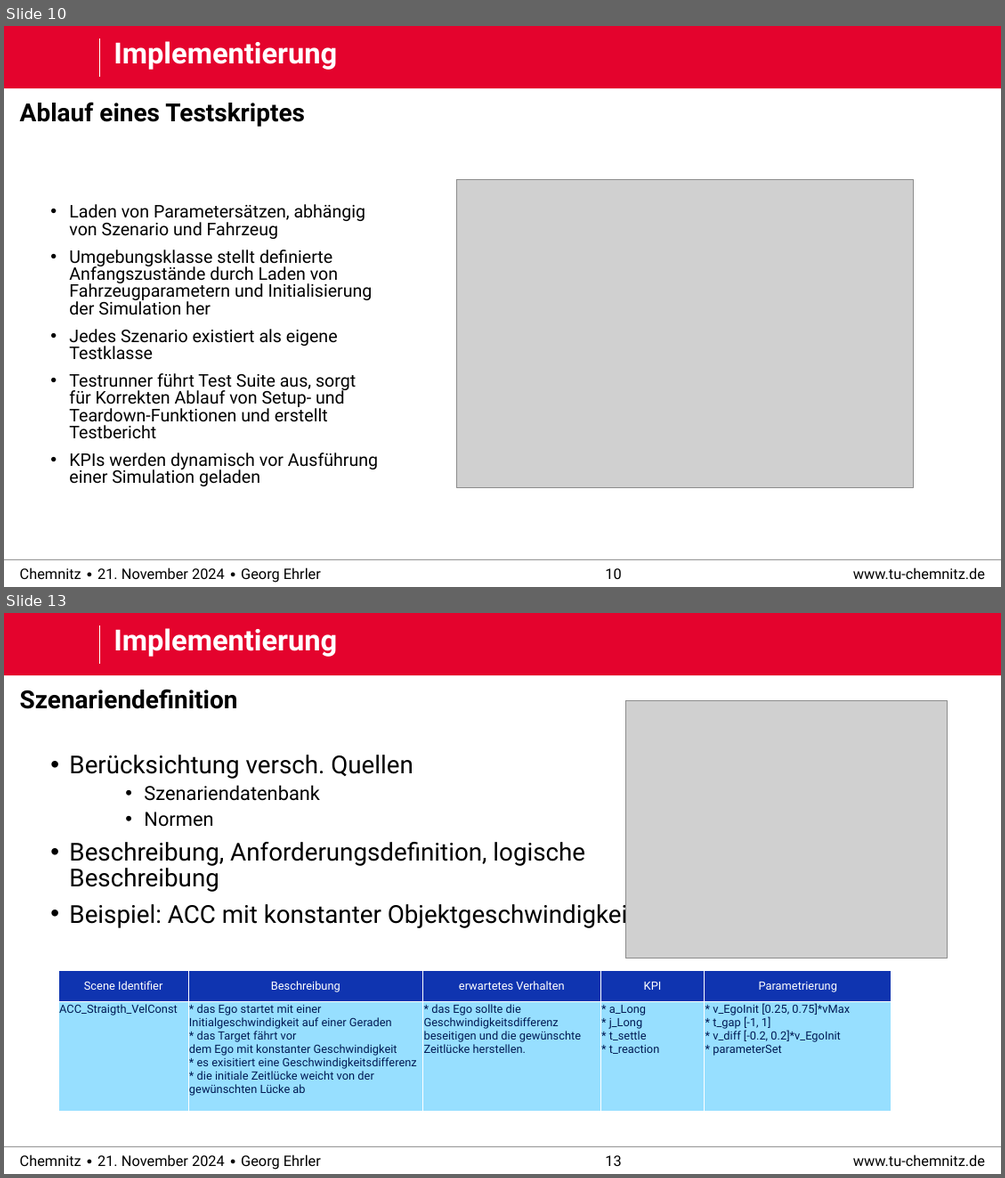
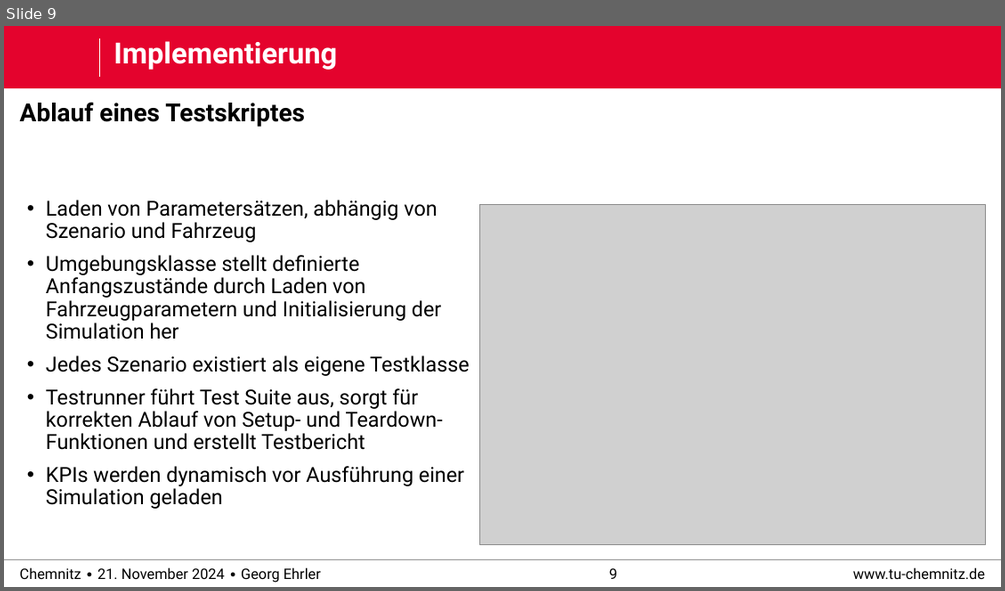
Before and after one commit to derEhrler/ACSDthesis_edited, a slide deck: defense/praktikum_defense.pptx. Shown one above the other, each under a label of ours: slides 10 and 13 before the commit, slide 9 after it; the slides between them are not shown. The pictures are 1005x1178 and 1005x591 pixels, drawn with LibreOffice and Linux fonts; fonts in the diff are those of the drawing; grey boxes stand for pictures; background and template pictures are left out. Boxes give left, top, right and bottom in pixels: in the first picture for what was removed or moved away, otherwise in the second. Text is boxed around its words. In the diff, an @@ line names an element or a change of style, - is before the commit and + after.

Commit message:
Version: test zu moreno

```diff
--- a/defense/praktikum_defense.pptx
+++ b/defense/praktikum_defense.pptx
@@ slide 13 removed at [4, 613, 1001, 1174], background #FFFFFF; not listed: 6 template elements that a slide beside it also shows @@
@@ title removed at [113, 628, 337, 657] @@
-Implementierung
@@ text removed at [20, 689, 238, 709] @@
-Szenariendefinition
@@ picture removed at [626, 700, 947, 957] @@
@@ text removed at [69, 755, 636, 929] @@
-Berücksichtung versch. Quellen
-    • Szenariendatenbank
-    • Normen
-Beschreibung, Anforderungsdefinition, logische Beschreibung
-Beispiel: ACC mit konstanter Objektgeschwindigkeit
@@ table removed at [58, 971, 892, 1111], 2 rows, 5 columns @@
-Scene Identifier | Beschreibung | erwartetes Verhalten | KPI | Parametrierung
-ACC_Straigth_VelConst | * das Ego startet mit einer Initialgeschwindigkeit auf einer Geraden * das Target fährt vor dem Ego mit konstanter Geschwindigkeit * es exisitiert eine Geschwindigkeitsdifferenz * die initiale Zeitlücke weicht von der gewünschten Lücke ab | * das Ego sollte die Geschwindigkeitsdifferenz beseitigen und die gewünschte Zeitlücke herstellen. | * a_Long * j_Long * t_settle * t_reaction | * v_EgoInit [0.25, 0.75]*vMax * t_gap [-1, 1] * v_diff [-0.2, 0.2]*v_EgoInit * parameterSet
@@ what was slide 10 is now slide 9 @@
@@ slide 9 changed as well @@
@@ text "Laden von Parametersätzen, abhängig von ...": place and size @@
-text "Laden von Parametersätzen, abhängig von ..." at [69, 204, 378, 486]
+text "Laden von Parametersätzen, abhängig von ..." at [46, 200, 469, 508]
@@ text at [46, 200, 469, 508]: size 16.8 to 20 pt, bold off in "Laden von Parametersätzen, abhängig von Szenario und ...", "Umgebungsklasse stellt definierte Anfangszustände durch Lade ...", "Jedes Szenario existiert als eigene Testklasse", "KPIs werden dynamisch vor Ausführung einer Simulation ..."; bullet none to •; line spacing 0.82 to 0.9 @@
@@ picture: place and size @@
-picture at [457, 180, 914, 487]
+picture at [479, 205, 986, 545]
@@ text at [46, 388, 443, 450]: text changed; size 16.8 to 20 pt; bold off @@
-Testrunner führt Test Suite aus, sorgt für Korrekten Ablauf von Setup- und Teardown-Funktionen und erstellt Testbericht
+• Testrunner führt Test Suite aus, sorgt für korrekten Ablauf von Setup- und Teardown-Funktionen und erstellt Testbericht
@@ page number at [609, 568, 617, 579]: text changed @@
-10
+9
```
Also in this commit, not shown: 12 other slides changed, 5 slides added, 4 other slides removed, 7 other files.
